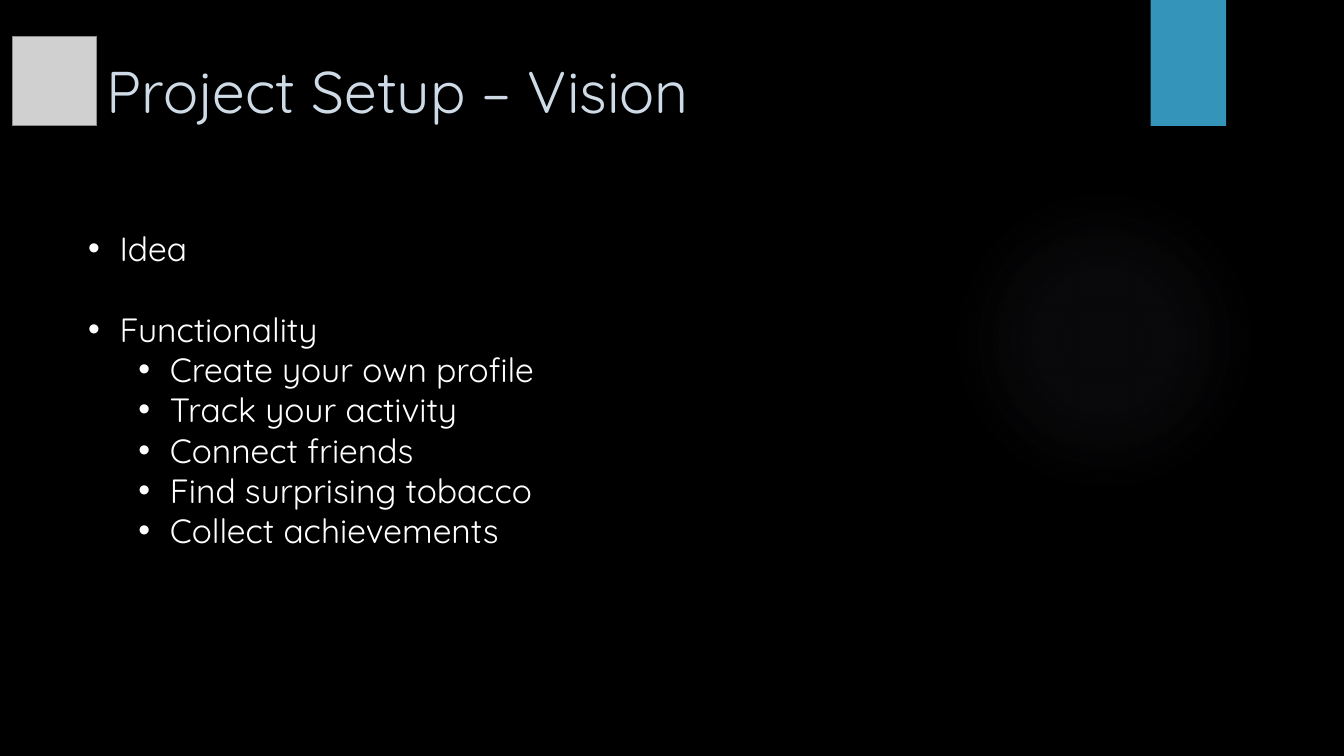
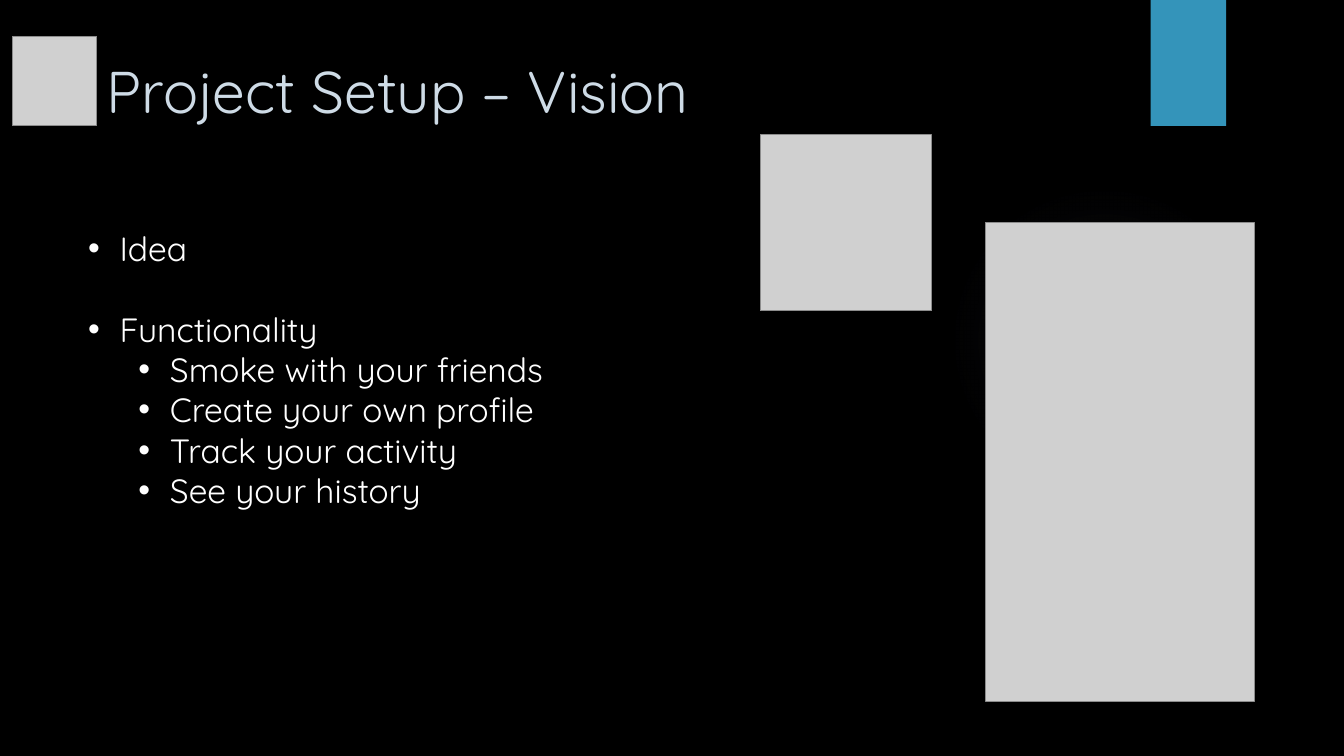
Before and after one commit to DawidMa/sheeshApp, a slide deck: slide 3 of SheeshApp.pptx. Drawn at 1344x756 pixels with LibreOffice and Linux fonts; fonts in the diff are those of the drawing; grey boxes stand for pictures; background and template pictures are left out. Boxes give left, top, right and bottom in pixels: in the first picture for what was removed or moved away, otherwise in the second. Text is boxed around its words. In the diff, an @@ line names an element or a change of style, - is before the commit and + after.

```diff
--- a/SheeshApp.pptx
+++ b/SheeshApp.pptx
@@ picture added at (760, 135, 932, 312) @@
@@ picture added at (986, 223, 1255, 701) @@
@@ text at (170, 348, 543, 389): paragraph added @@
+  • Smoke with your friends
@@ text at (170, 469, 420, 510): text changed @@
-  • Connect friends
-  • Find surprising tobacco
-  • Collect achievements
+  • See your history
```
Also in this commit, not shown: 9 other slides changed, 4 slides added, 1 slide removed.
